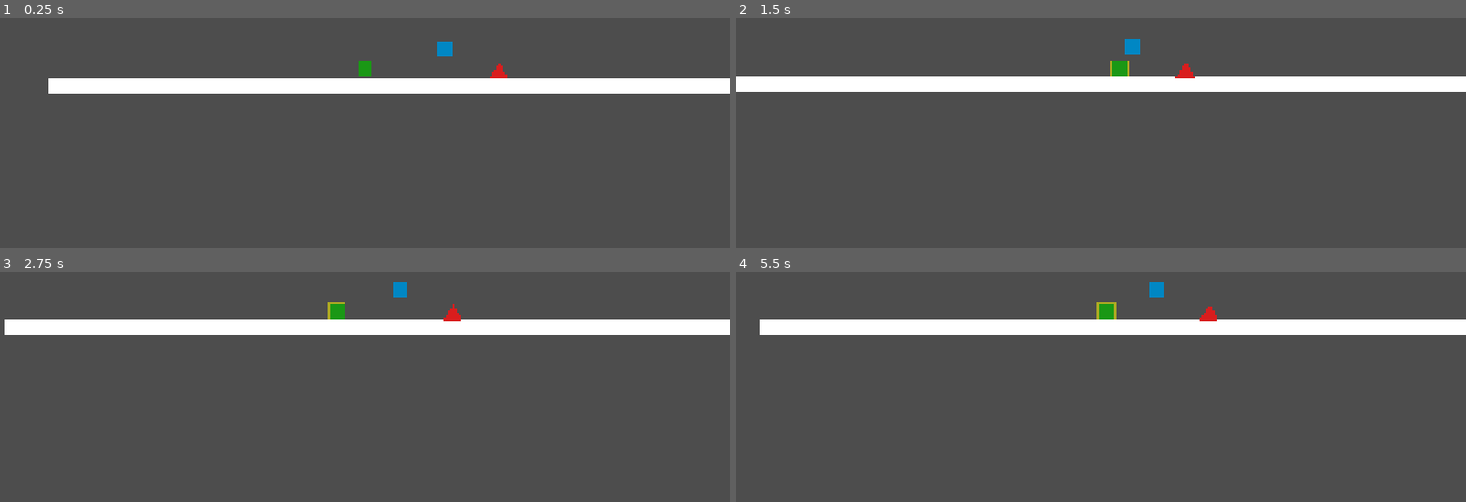
Above: before the commit, frames 1-4 (two rows, left to right).
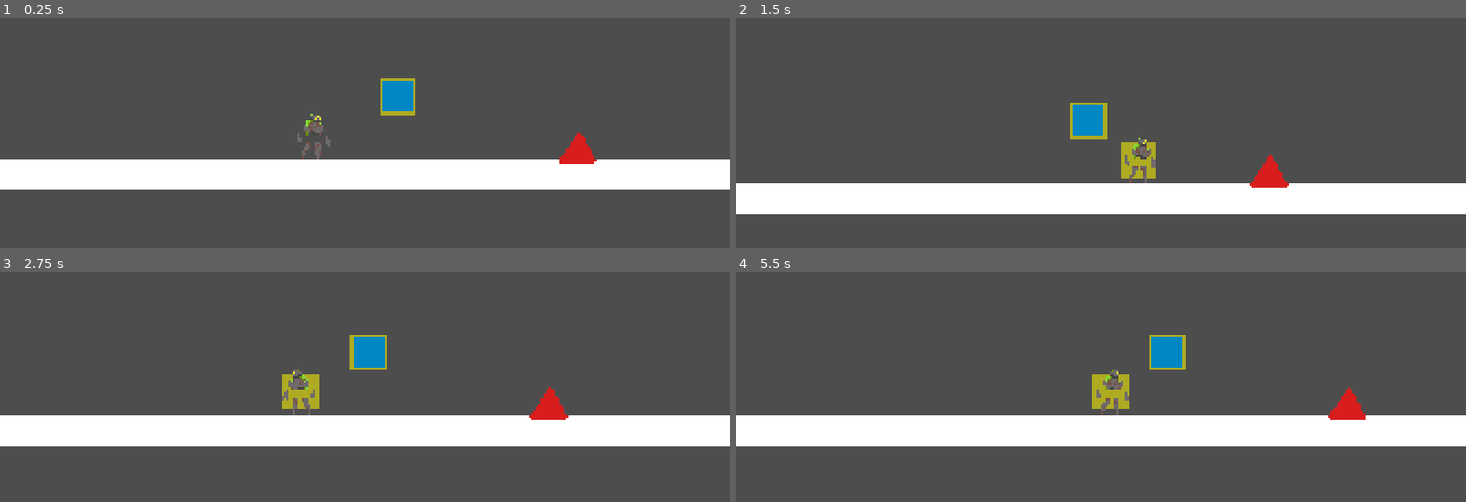
Above: after the commit, the same moments.

Repository: Luduturgist/Tech-2-Platformer
Game: Godot game, scene res://Debug/debug_multiplayer.tscn
Same seed, same stepped clock (60 frames per second), same inputs: the game is played once before the commit and once after it. This scene is started directly instead of the project's main scene.
Inputs:
- Up to frame 1 (0.25 s): no input
- Up to frame 2 (1.5 s): tap Enter (ui_accept) at 0.5 s; hold D (Right) from 0.53 s (still down); tap F (Cheer) at 0.6, 1.35 s; tap Space (Jump) at 0.77 s
- Up to frame 3 (2.75 s): tap Space (Jump) at 1.52 s; release D (Right) at 2.03 s; hold A (Left) from 2.03 s (still down); tap Q (Swing) at 2.1 s; tap F (Cheer) at 2.3 s
- Up to frame 4 (5.5 s): release A (Left) at 2.78 s; hold D (Right) 2.78-4.28 s; tap F (Cheer) at 2.85, 3.6, 4.55, 5.1 s; tap Space (Jump) at 3.02, 3.77, 4.52 s; hold A (Left) 4.28-5.03 s; tap Q (Swing) at 4.35 s; hold D (Right) from 5.03 s (still down)

The runs differ from the first frame. In frame 1, 21% of the frame differs, in the area x 0-100%, y 10-75%; in frame 2, 23%, in the area x 0-100%, y 9-86%; in frame 3, 22%; in frame 4, 22%.

Commit message:
Character 1, level settings, unity spikes

Diff:
--- a/Godot/multiplayer-1/Debug/debug_multiplayer.tscn
+++ b/Godot/multiplayer-1/Debug/debug_multiplayer.tscn
@@ -4,19 +4,22 @@
 [ext_resource type="PackedScene" uid="uid://b815wdlnbej0k" path="res://Player/Player A.tscn" id="2_73yir"]
 [ext_resource type="PackedScene" uid="uid://d11aymhapnwew" path="res://Player/Player B.tscn" id="3_to0p3"]
 [ext_resource type="PackedScene" uid="uid://t8gacvbucv5l" path="res://World/Hazard/Hazard.tscn" id="4_73yir"]
+[ext_resource type="PackedScene" uid="uid://btvsqab4xkf0q" path="res://Player/Tools/Camera Follow.tscn" id="5_to0p3"]
 
 [sub_resource type="RectangleShape2D" id="RectangleShape2D_ejki1"]
 
-[node name="Debug Scene" type="Node2D" unique_id=1716765503 node_paths=PackedStringArray("playerA", "playerB")]
+[node name="Debug Scene" type="Node2D" unique_id=1716765503 node_paths=PackedStringArray("playerA", "playerB", "camera")]
 script = ExtResource("1_18fr8")
 playerA = NodePath("Player A")
 playerB = NodePath("Player B")
+camera = NodePath("CameraFollow")
 
 [node name="Player A" parent="." unique_id=1254970227 instance=ExtResource("2_73yir")]
 position = Vector2(-71, -32)
 
 [node name="Player B" parent="." unique_id=893918040 instance=ExtResource("3_to0p3")]
-position = Vector2(35, -29)
+light_mask = 2
+position = Vector2(-14, -32)
 
 [node name="Floor" type="StaticBody2D" parent="." unique_id=257368736]
 position = Vector2(0, 20)
@@ -41,3 +44,5 @@
 
 [node name="Hazard" parent="." unique_id=1082906915 instance=ExtResource("4_73yir")]
 position = Vector2(105, 0)
+
+[node name="CameraFollow" parent="." unique_id=728822637 instance=ExtResource("5_to0p3")]
--- a/Godot/multiplayer-1/Debug/debug_spikes.tscn
+++ b/Godot/multiplayer-1/Debug/debug_spikes.tscn
@@ -4,13 +4,15 @@
 [ext_resource type="PackedScene" uid="uid://b815wdlnbej0k" path="res://Player/Player A.tscn" id="2_vstgx"]
 [ext_resource type="PackedScene" uid="uid://d11aymhapnwew" path="res://Player/Player B.tscn" id="3_qhy05"]
 [ext_resource type="PackedScene" uid="uid://t8gacvbucv5l" path="res://World/Hazard/Hazard.tscn" id="4_yab24"]
+[ext_resource type="PackedScene" uid="uid://btvsqab4xkf0q" path="res://Player/Tools/Camera Follow.tscn" id="5_vstgx"]
 
 [sub_resource type="RectangleShape2D" id="RectangleShape2D_ejki1"]
 
-[node name="Debug Scene" type="Node2D" unique_id=1716765503 node_paths=PackedStringArray("playerA", "playerB")]
+[node name="Debug Scene" type="Node2D" unique_id=1716765503 node_paths=PackedStringArray("playerA", "playerB", "camera")]
 script = ExtResource("1_rvo2y")
 playerA = NodePath("Player")
 playerB = NodePath("Player2")
+camera = NodePath("CameraFollow")
 
 [node name="Player" parent="." unique_id=1254970227 instance=ExtResource("2_vstgx")]
 position = Vector2(-84, -38)
@@ -61,3 +63,5 @@
 
 [node name="Hazard4" parent="Environment" unique_id=1045670569 instance=ExtResource("4_yab24")]
 position = Vector2(323, 0)
+
+[node name="CameraFollow" parent="." unique_id=728822637 instance=ExtResource("5_vstgx")]
--- a/Godot/multiplayer-1/Debug/game.gd
+++ b/Godot/multiplayer-1/Debug/game.gd
@@ -3,6 +3,7 @@
 
 @export var playerA: Movement
 @export var playerB: Movement
+@export var camera: Game_Cam
 
 var local: Movement
 var friend: Movement
@@ -28,6 +29,7 @@
 		friend = playerA
 
 	local.dress()
+	camera.follow = local
 
 	#push_error("A is owned by " + str(playerA.get_multiplayer_authority()))
 	#push_error("B is owned by " + str(playerB.get_multiplayer_authority()))
--- a/Godot/multiplayer-1/Player/Player A.tscn
+++ b/Godot/multiplayer-1/Player/Player A.tscn
@@ -1,62 +1,56 @@
 [gd_scene format=3 uid="uid://b815wdlnbej0k"]
 
 [ext_resource type="Script" uid="uid://kgmx640u8hqm" path="res://Player/movement.gd" id="1_34jae"]
-[ext_resource type="PackedScene" uid="uid://btvsqab4xkf0q" path="res://Player/Tools/Camera Follow.tscn" id="2_cp4ws"]
+[ext_resource type="Texture2D" uid="uid://cwa5o32jhrfpo" path="res://Player/Character.png" id="2_n1ja2"]
 
 [sub_resource type="SceneReplicationConfig" id="SceneReplicationConfig_n1ja2"]
 properties/0/path = NodePath(".:position")
 properties/0/spawn = true
 properties/0/replication_mode = 1
+properties/1/path = NodePath("CollisionShape2D:scale:x")
+properties/1/spawn = true
+properties/1/replication_mode = 1
 
 [sub_resource type="RectangleShape2D" id="RectangleShape2D_ejki1"]
+size = Vector2(14, 30)
 
-[node name="Player A" type="CharacterBody2D" unique_id=1254970227]
+[node name="Player A" type="CharacterBody2D" unique_id=1254970227 node_paths=PackedStringArray("pivot")]
 visibility_layer = 2
 collision_layer = 2
 collision_mask = 2
 script = ExtResource("1_34jae")
-cam = ExtResource("2_cp4ws")
+pivot = NodePath("CollisionShape2D")
 
 [node name="MultiplayerSynchronizer" type="MultiplayerSynchronizer" parent="." unique_id=1083919850]
 replication_config = SubResource("SceneReplicationConfig_n1ja2")
 
 [node name="CollisionShape2D" type="CollisionShape2D" parent="." unique_id=140929296]
+position = Vector2(0, 1)
 shape = SubResource("RectangleShape2D_ejki1")
 
-[node name="Cheer" type="ColorRect" parent="." unique_id=801280567]
+[node name="Character" type="Sprite2D" parent="CollisionShape2D" unique_id=2094479128]
+position = Vector2(0, -1)
+texture = ExtResource("2_n1ja2")
+
+[node name="Cheer" type="ColorRect" parent="CollisionShape2D" unique_id=801280567]
 visible = false
+z_index = -1
 anchors_preset = 8
 anchor_left = 0.5
 anchor_top = 0.5
 anchor_right = 0.5
 anchor_bottom = 0.5
 offset_left = -12.0
-offset_top = -12.0
+offset_top = -13.0
 offset_right = 12.0
-offset_bottom = 12.0
+offset_bottom = 11.0
 grow_horizontal = 2
 grow_vertical = 2
 size_flags_horizontal = 4
 size_flags_vertical = 4
 color = Color(0.99, 0.9735, 0, 0.5529412)
 
-[node name="ColorRect" type="ColorRect" parent="." unique_id=1462470640]
-anchors_preset = 8
-anchor_left = 0.5
-anchor_top = 0.5
-anchor_right = 0.5
-anchor_bottom = 0.5
-offset_left = -10.0
-offset_top = -10.0
-offset_right = 10.0
-offset_bottom = 10.0
-grow_horizontal = 2
-grow_vertical = 2
-size_flags_horizontal = 4
-size_flags_vertical = 4
-color = Color(0.101960786, 0.59607846, 0.08235294, 1)
-
-[node name="Pain" type="ColorRect" parent="." unique_id=1866418209]
+[node name="Pain" type="ColorRect" parent="CollisionShape2D" unique_id=1866418209]
 visible = false
 anchors_preset = 8
 anchor_left = 0.5
@@ -64,9 +58,9 @@
 anchor_right = 0.5
 anchor_bottom = 0.5
 offset_left = -7.0
-offset_top = -7.0
+offset_top = -8.0
 offset_right = 7.0
-offset_bottom = 7.0
+offset_bottom = 6.0
 grow_horizontal = 2
 grow_vertical = 2
 size_flags_horizontal = 4
--- a/Godot/multiplayer-1/Player/Player B.tscn
+++ b/Godot/multiplayer-1/Player/Player B.tscn
@@ -1,7 +1,6 @@
 [gd_scene format=3 uid="uid://d11aymhapnwew"]
 
 [ext_resource type="Script" uid="uid://kgmx640u8hqm" path="res://Player/movement.gd" id="1_yifjq"]
-[ext_resource type="PackedScene" uid="uid://btvsqab4xkf0q" path="res://Player/Tools/Camera Follow.tscn" id="2_8w4ie"]
 
 [sub_resource type="SceneReplicationConfig" id="SceneReplicationConfig_yifjq"]
 properties/0/path = NodePath(".:position")
@@ -10,35 +9,15 @@
 
 [sub_resource type="RectangleShape2D" id="RectangleShape2D_ejki1"]
 
-[node name="Player B" type="CharacterBody2D" unique_id=1254970227]
+[node name="Player B" type="CharacterBody2D" unique_id=1254970227 node_paths=PackedStringArray("pivot")]
 visibility_layer = 2
 collision_layer = 2
 collision_mask = 2
 script = ExtResource("1_yifjq")
-cam = ExtResource("2_8w4ie")
+pivot = NodePath("CollisionShape2D")
 
 [node name="MultiplayerSynchronizer" type="MultiplayerSynchronizer" parent="." unique_id=1420099787]
 replication_config = SubResource("SceneReplicationConfig_yifjq")
-
-[node name="CollisionShape2D" type="CollisionShape2D" parent="." unique_id=140929296]
-shape = SubResource("RectangleShape2D_ejki1")
-
-[node name="Cheer" type="ColorRect" parent="." unique_id=1422860486]
-visible = false
-anchors_preset = 8
-anchor_left = 0.5
-anchor_top = 0.5
-anchor_right = 0.5
-anchor_bottom = 0.5
-offset_left = -12.0
-offset_top = -12.0
-offset_right = 12.0
-offset_bottom = 12.0
-grow_horizontal = 2
-grow_vertical = 2
-size_flags_horizontal = 4
-size_flags_vertical = 4
-color = Color(0.99, 0.9735, 0, 0.5529412)
 
 [node name="ColorRect" type="ColorRect" parent="." unique_id=1462470640]
 anchors_preset = 8
@@ -57,7 +36,27 @@
 color = Color(3.85046e-07, 0.5276499, 0.7705033, 1)
 metadata/_edit_use_anchors_ = true
 
-[node name="Pain" type="ColorRect" parent="." unique_id=1876905498]
+[node name="CollisionShape2D" type="CollisionShape2D" parent="." unique_id=140929296]
+shape = SubResource("RectangleShape2D_ejki1")
+
+[node name="Cheer" type="ColorRect" parent="CollisionShape2D" unique_id=1422860486]
+z_index = -1
+anchors_preset = 8
+anchor_left = 0.5
+anchor_top = 0.5
+anchor_right = 0.5
+anchor_bottom = 0.5
+offset_left = -12.0
+offset_top = -12.0
+offset_right = 12.0
+offset_bottom = 12.0
+grow_horizontal = 2
+grow_vertical = 2
+size_flags_horizontal = 4
+size_flags_vertical = 4
+color = Color(0.99, 0.9735, 0, 0.5529412)
+
+[node name="Pain" type="ColorRect" parent="CollisionShape2D" unique_id=1876905498]
 visible = false
 anchors_preset = 8
 anchor_left = 0.5
--- a/Godot/multiplayer-1/Player/Tools/Camera Follow.tscn
+++ b/Godot/multiplayer-1/Player/Tools/Camera Follow.tscn
@@ -1,7 +1,8 @@
 [gd_scene format=3 uid="uid://btvsqab4xkf0q"]
 
-[ext_resource type="Script" uid="uid://bxfj03bkw5mfe" path="res://Debug/tracking_cam.gd" id="1_qvd8m"]
+[ext_resource type="Script" uid="uid://bxfj03bkw5mfe" path="res://Player/Tools/tracking_cam.gd" id="1_qvd8m"]
 
 [node name="CameraFollow" type="Camera2D" unique_id=728822637]
-zoom = Vector2(2, 2)
+offset = Vector2(0, -50)
+zoom = Vector2(4, 4)
 script = ExtResource("1_qvd8m")
--- /dev/null
+++ b/Godot/multiplayer-1/Player/Tools/game_cam.gd
@@ -0,0 +1,4 @@
+extends Camera2D
+class_name Game_Cam
+
+@export var follow: Node2D
--- a/Godot/multiplayer-1/Debug/tracking_cam.gd
+++ b/Godot/multiplayer-1/Player/Tools/tracking_cam.gd
@@ -1,8 +1,7 @@
-extends Camera2D
+extends Game_Cam
 class_name TrackingCam
 
-@export var follow: Node2D
-var speed: float = 20
+@export var speed: float = 20
 
 func _ready() -> void:
 	if follow: global_position = follow.global_position
--- a/Godot/multiplayer-1/Player/movement.gd
+++ b/Godot/multiplayer-1/Player/movement.gd
@@ -4,22 +4,17 @@
 @export var speed: float = 100
 @export var accel: float = 800
 @export var jump: float = -300
-@export var cam: PackedScene
 @export var health: int = 3
 @export var swing:= 500
+@export var pivot: Node2D
 var sp: float = 0
 
 func dress() -> void:
-	var c: Camera2D = cam.instantiate()
-	c.follow = self
-
-	await get_tree().process_frame
-	get_parent().add_child(c)
-	c.make_current()
 	sp = speed
 	collision_layer = 1
 	collision_mask = 1
-	visibility_layer += 1
+	visibility_layer = 1
+	z_index += 1
 
 func _take_damage(amount: int = 1):
 	if sp <= 0: return
@@ -44,21 +39,21 @@
 	if cheer_timer > 0:
 		cheer_timer -= delta
 		if cheer_timer <= 0:
-			if $Cheer.visible:
-				$Cheer.visible = false
+			if $CollisionShape2D/Cheer.visible:
+				$CollisionShape2D/Cheer.visible = false
 				cheer_timer = 0
 			else:
-				$Cheer.visible = true
+				$CollisionShape2D/Cheer.visible = true
 				cheer_timer = 0.5
 
 	if pain_timer > 0:
 		pain_timer -= delta
 		if pain_timer <= 0:
-			if $Pain.visible:
-				$Pain.visible = false
+			if $CollisionShape2D/Pain.visible:
+				$CollisionShape2D/Pain.visible = false
 				pain_timer = 0
 			else:
-				$Pain.visible = true
+				$CollisionShape2D/Pain.visible = true
 				pain_timer = 0.5
 
 
@@ -82,8 +77,8 @@
 
 	var dir := Vector2(xRaw, 0)
 	if dir:
-		if dir:
-			velocity.x = move_toward(velocity.x, dir.x * speed, accel * delta)
+		velocity.x = move_toward(velocity.x, dir.x * speed, accel * delta)
+		if dir.x * pivot.scale.x < 0: pivot.scale.x *= -1
 	elif is_on_floor():
 		velocity.x = move_toward(velocity.x, 0, accel * delta)
 	move_and_slide()
@@ -93,19 +88,19 @@
 var cheer_timer: float
 @rpc("authority", "call_local")
 func cheer():
-	if $Cheer.visible:
-		$Cheer.visible = false
+	if $CollisionShape2D/Cheer.visible:
+		$CollisionShape2D/Cheer.visible = false
 		cheer_timer = 0.075
 	else:
-		$Cheer.visible = true
+		$CollisionShape2D/Cheer.visible = true
 		cheer_timer = 0.5
 
 var pain_timer: float
 @rpc("authority", "call_local")
 func damage_feedback():
-	if $Pain.visible:
-		$Pain.visible = false
+	if $CollisionShape2D/Pain.visible:
+		$CollisionShape2D/Pain.visible = false
 		pain_timer = 0.075
 	else:
-		$Pain.visible = true
+		$CollisionShape2D/Pain.visible = true
 		pain_timer = 0.5
--- a/Godot/multiplayer-1/UI/Main Menu.tscn
+++ b/Godot/multiplayer-1/UI/Main Menu.tscn
@@ -3,7 +3,6 @@
 [ext_resource type="Script" uid="uid://14jgc32hj4re" path="res://UI/main_menu.gd" id="1_6iuai"]
 [ext_resource type="Texture2D" uid="uid://343hqrts60dh" path="res://UI/Menu Player Sprites/Menu Player A.png" id="2_kybp0"]
 [ext_resource type="Texture2D" uid="uid://c7us6dwdur40o" path="res://UI/Menu Player Sprites/Menu Player B.png" id="3_owi87"]
-[ext_resource type="PackedScene" uid="uid://btvsqab4xkf0q" path="res://Player/Tools/Camera Follow.tscn" id="4_ugbd5"]
 
 [node name="MainMenu" type="Node2D" unique_id=141468875]
 script = ExtResource("1_6iuai")
@@ -113,5 +112,3 @@
 grow_vertical = 2
 size_flags_horizontal = 4
 text = "Disconnect"
-
-[node name="CameraFollow" parent="." unique_id=728822637 instance=ExtResource("4_ugbd5")]
--- /dev/null
+++ b/Godot/multiplayer-1/World/Tilemap/new_tile_set.tres
@@ -0,0 +1,3 @@
+[gd_resource type="TileSet" format=3 uid="uid://kpwl478jpfqp"]
+
+[resource]
Binary file added: Godot/multiplayer-1/Player/Character.png
Not shown, added: Godot/multiplayer-1/Player/Character.png.import
Not shown, added: Godot/multiplayer-1/Player/Tools/game_cam.gd.uid
Renamed: Godot/multiplayer-1/Debug/tracking_cam.gd.uid -> Godot/multiplayer-1/Player/Tools/tracking_cam.gd.uid
Not shown, added: Unity/Tech 2 Platformer Unity/Assets/Player/Character.png
Not shown, added: Unity/Tech 2 Platformer Unity/Assets/Player/Character.png.meta
Not shown, changed: Unity/Tech 2 Platformer Unity/Assets/Player/Player.prefab
Not shown, changed: Unity/Tech 2 Platformer Unity/Assets/Scenes/SampleScene.unity
Not shown, changed: Unity/Tech 2 Platformer Unity/Assets/Tiles/New Palette.prefab
Not shown, added: Unity/Tech 2 Platformer Unity/Assets/Tiles/spikes.asset
Not shown, added: Unity/Tech 2 Platformer Unity/Assets/Tiles/spikes.asset.meta
Not shown, changed: Unity/Tech 2 Platformer Unity/Assets/environment/spike_tile_01.png.meta
